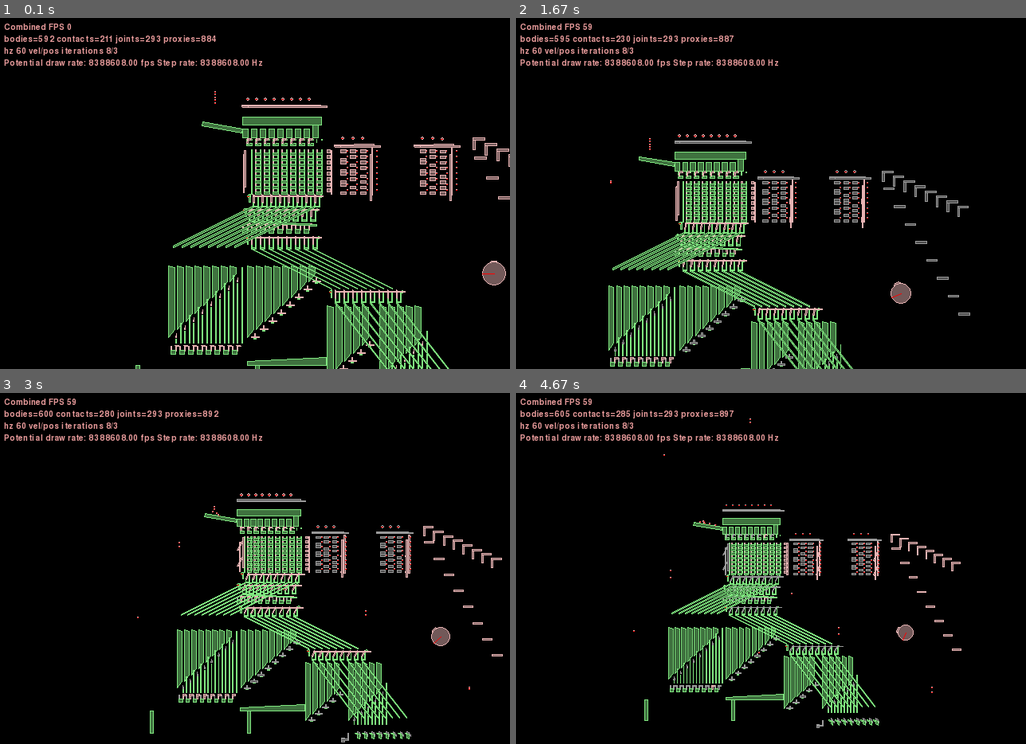
Above: before the commit, frames 1-4 (two rows, left to right).
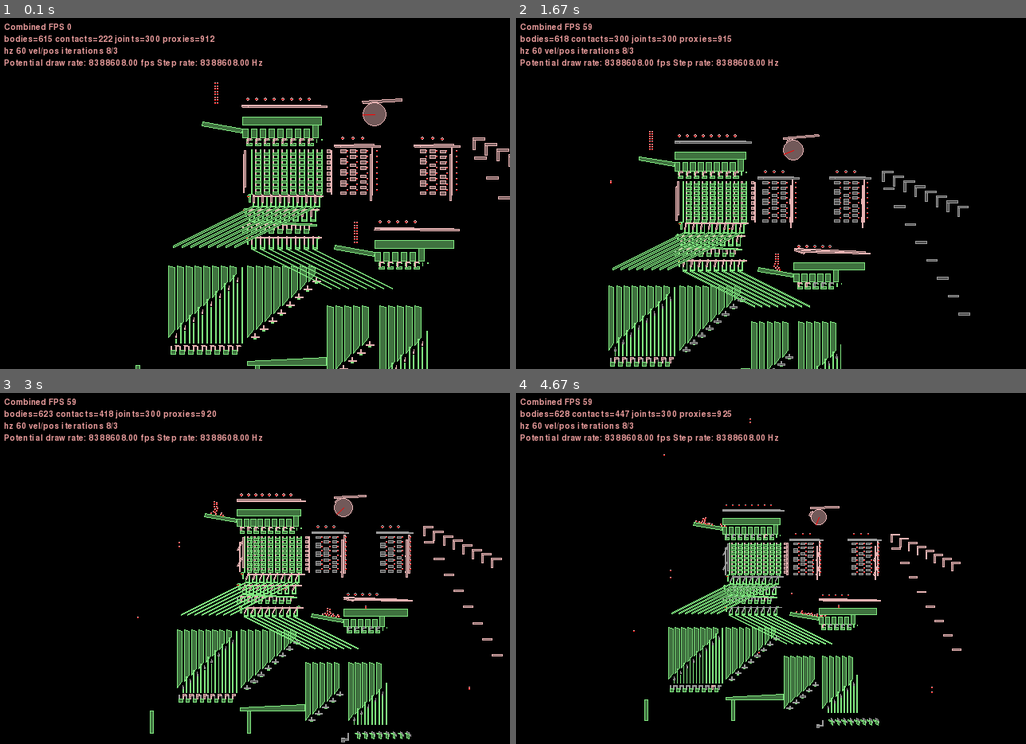
Above: after the commit, the same moments.

Repository: jmacarthur/box2d-ssem
Game: pygame game, started from main.py
Same seed, same stepped clock (60 frames per second), same inputs: the game is played once before the commit and once after it.
Inputs (mouse positions are in pixels of both pictures, inside the frame that each line leads up to):
- Up to frame 1 (0.1 s): no input
- Up to frame 2 (1.67 s): hold Right 0.33-0.8 s; move the mouse to (750, 193) at 0.37 s; hold Up 0.83-1.13 s; move the mouse to (771, 204) at 0.87 s; tap Space at 0.9, 1.23, 1.53 s; tap X at 0.98 s; hold Right 1.17-1.63 s; move the mouse to (648, 179) at 1.2 s
- Up to frame 3 (3 s): hold Left 1.67-2.2 s; move the mouse to (306, 638) at 1.7 s; tap Space at 1.73, 2.03, 2.3, 2.63, 2.93 s; hold Down 2.23-2.53 s; move the mouse to (96, 642) at 2.27 s; tap X at 2.38 s; hold Left 2.57-2.97 s; move the mouse to (443, 687) at 2.6 s
- Up to frame 4 (4.67 s): hold Up 3-3.37 s; move the mouse to (832, 586) at 3.03 s; tap Space at 3.07, 3.47, 3.77, 4.13, 4.53 s; hold Right 3.4-4.03 s; move the mouse to (781, 424) at 3.43 s; tap X at 3.55 s; hold Down 4.07-4.43 s; move the mouse to (648, 477) at 4.1 s; hold Left from 4.47 s (still down); move the mouse to (745, 652) at 4.5 s

The runs differ from the first frame. In frame 1, 2.8% of the frame differs, in the area x 7-100%, y 4-100%; in frame 2, 2.5%; in frame 3, 2.3%; in frame 4, 1.9%.

Commit message:
First working cam (PC reader injector)

Diff:
--- a/main.py
+++ b/main.py
@@ -43,6 +43,7 @@
             self.revolving_joint(bodyA=support, bodyB=attachment_body, anchor=(xpos+pos[0], ypos+pos[1]))
             self.revolving_joint(bodyA=support, bodyB=bar_body, anchor=(xpos+1.5+pos[0], ypos+30+pos[1]))
             self.revolving_joint(bodyA=support, bodyB=bar_body_2, anchor=(xpos+1.5+pos[0], ypos+15+pos[1]))
+        return bar_body
 
     def horizontal_rotating_bar(self, xpos, ypos, height, attachment_body,support_sep=50):
         bar_body = self.add_dynamic_polygon(box_polygon(height,3), xpos, ypos+3, filters[0])
@@ -53,6 +54,7 @@
             self.revolving_joint(bodyA=support, bodyB=attachment_body, anchor=(xpos+1.5+pos[0]+30, ypos+1.5+pos[1]))
             self.revolving_joint(bodyA=support, bodyB=bar_body, anchor=(xpos+pos[0], ypos+1.5+pos[1]))
             self.revolving_joint(bodyA=support, bodyB=bar_body_2, anchor=(xpos+15+pos[0], ypos+1.5+pos[1]))
+        return bar_body
 
 
     def diverter_set(self, xpos, ypos, attachment_body, discard = False, inverted = False, slope_x=200, slope_y=100):
@@ -200,7 +202,7 @@
         idler = self.add_dyanmic_circle(xpos+offset/4, ypos+height/4, 30, density=10, filter=filters[0])
         self.revolving_joint(bodyA=base_roller, bodyB=idler, anchor=(xpos,ypos))
 
-    def injector(self, xpos, ypos, attachment_body):
+    def injector(self, xpos, ypos, attachment_body, injector_crank_array, columns=8):
         intake_angle = radians(10)
         height = 40
         crank_offset = pitch-10
@@ -212,15 +214,14 @@
         self.add_static_polygon(intake_vertices)
 
 
-        for c in range(0,8):
+        for c in range(0,columns):
             divider_height = 23
             height2 =        23
             divider_vertices = [ (0,0), (pitch-7,0), (pitch-7,divider_height), (0,height2) ]
             divider_vertices = self.translate_points(divider_vertices, xpos+c*pitch, ypos+pitch+10)
             self.add_static_polygon(divider_vertices)
 
-        self.injector_cranks = []
-        for c in range(0,8):
+        for c in range(0,columns):
             self.add_static_polygon([ (10,-20), (24,-20), (24,-13), (10,-15)], xpos+c*pitch, ypos+pitch+10)
 
             bellcrank_shape = [ fixtureDef(shape=makeBox(c*pitch+xpos+crank_offset, ypos+crank_y+9, 10, 3), density=1.0, filter=filters[1]),
@@ -229,7 +230,7 @@
             bellcrank = self.add_multifixture(bellcrank_shape)
             anchorpos = (xpos+c*pitch+crank_offset, ypos+crank_y+10)
             self.revolving_joint(bodyA=bellcrank, bodyB=attachment_body, anchor=anchorpos, friction=False)
-            self.injector_cranks.append((bellcrank, (anchorpos[0]+8,anchorpos[1])))
+            injector_crank_array.append((bellcrank, (anchorpos[0]+8,anchorpos[1])))
             # All-inject bar
             raiser = self.add_dynamic_circle(xpos+c*pitch+15, ypos+130, radius=5, density=50.0)
             self.slide_joint(attachment_body, raiser, (0,1), 0,5, friction=False)
@@ -238,8 +239,10 @@
                                       anchorA=((anchorpos[0]+5)*self.scale,(anchorpos[1]-10)*self.scale),
 	                              anchorB=raiser.worldCenter,
 	                                   collideConnected=False)
-        self.horizontal_rotating_bar(xpos,ypos+110, pitch*9, attachment_body, support_sep=pitch*8)
-        for c in range(0,9):
+        raiser_bar = self.horizontal_rotating_bar(xpos,ypos+110, pitch*9, attachment_body, support_sep=pitch*8)
+        raiser_bar.attachment_point = (xpos, ypos+120)
+
+        for c in range(0,columns+1):
 
             # Backstop for swing arm - stops the swing arm falling back too far
             self.add_static_polygon([ (10,-12), (11,-12), (11,-3), (10,-3)], xpos+c*pitch, ypos+pitch+10)
@@ -253,8 +256,8 @@
                                 xpos, ypos+height+45)
 
         # End stop on the right
-
-        self.add_static_polygon([ (0,0), (pitch-7,0), (pitch-7,height), (0,height) ], xpos+8*pitch, ypos+pitch+10)
+        self.add_static_polygon([ (0,0), (pitch-7,0), (pitch-7,height), (0,height) ], xpos+columns*pitch, ypos+pitch+10)
+        return raiser_bar
 
     def add_ball_bearing(self, xpos, ypos, plane):
         bearing = self.add_dynamic_circle(xpos, ypos, 6.35/2, density=5.0, filter=filters[plane])
@@ -449,22 +452,27 @@
         return self.world.CreateDynamicBody(position=(xpos*self.scale, ypos*self.scale), fixtures=fixtures)
 
 
-    def revolving_joint(self, bodyA, bodyB, anchor, friction=False, motor=0):
+    def revolving_joint(self, bodyA, bodyB, anchor, friction=False, motor=0, force=1):
         (x,y) = anchor
 
         if motor!=0:
             self.world.CreateRevoluteJoint(bodyA=bodyA, bodyB=bodyB, anchor=(x*self.scale, y*self.scale),
-                                           maxMotorTorque = 100000.0,
+                                           maxMotorTorque = 100000.0*force,
                                            motorSpeed = motor,
                                            enableMotor = True)
         elif friction:
             self.world.CreateRevoluteJoint(bodyA=bodyA, bodyB=bodyB, anchor=(x*self.scale, y*self.scale),
-                                           maxMotorTorque = 10000.0,
+                                           maxMotorTorque = 10000.0*force,
                                            motorSpeed = 0.0,
                                            enableMotor = True)
         else:
             self.world.CreateRevoluteJoint(bodyA=bodyA, bodyB=bodyB, anchor=(x*self.scale, y*self.scale))
 
+    def distance_joint(self, bodyA, bodyB, pointA, pointB):
+            self.world.CreateDistanceJoint(bodyA=bodyA, bodyB=bodyB,
+                                           anchorA=(pointA[0]*self.scale, pointA[1]*self.scale),
+                                           anchorB=(pointB[0]*self.scale, pointB[1]*self.scale),
+                                           collideConnected=False)
 
     # End of interface functions
 
@@ -489,14 +497,19 @@
 	                                   collideConnected=False)
 
 
-    def add_cam(self, xpos, ypos, attachment_body):
+    def add_cam(self, xpos, ypos, attachment_body, follower_len):
         """ Very basic function which just adds a motorised circle at the moment """
         radius = 30
         disc_fixture = fixtureDef(shape=circleShape(radius=radius, pos=(0,0)),density=1.0,filter=filters[0])
         bump_polygon = self.translate_points([ (-10,-3), (-7,3), (7, 3), (10,-3) ], 0, radius)
         bump_fixture = fixtureDef(shape=polygonShape(vertices=bump_polygon),density=1.0,filter=filters[0])
         cam_body = self.add_multifixture([disc_fixture, bump_fixture], xpos, ypos)
-        self.revolving_joint(attachment_body, cam_body, (xpos,ypos), motor=0.25)
+        self.revolving_joint(attachment_body, cam_body, (xpos,ypos), motor=0.25, force=50)
+
+        follower_body = self.add_dynamic_polygon(makeBox(xpos-radius, ypos+radius, follower_len, 5), 0, 0)
+        self.revolving_joint(attachment_body, follower_body, (xpos-radius+2.5,ypos+radius+2.5), friction=False)
+        follower_body.attachment_point=(xpos+follower_len, ypos+radius)
+        return follower_body
 
     def add_instruction_cranks(self, attachment_body, xpos, ypos):
         len1 = 25
@@ -528,21 +541,27 @@
                 pass
         groundBox = makeBox(-20,-500,1,1)
         groundBody = self.world.CreateStaticBody(shapes=groundBox)
-
-        for r in range(0,5):
-            for i in range(0,1):
+        # Initial charge for main injector
+        for r in range(0,8):
+            for i in range(0,2):
                 test_data = self.add_ball_bearing(-100+7*i,230+7*r,0)
-
-        self.injector(-32,110, groundBody)
+        self.injector_cranks = []
+        self.injector(-32,110, groundBody, injector_crank_array=self.injector_cranks)
         self.memory_module(0,0, groundBody)
         self.upper_regenerators = []
         self.diverter_set(-5,-20, groundBody, slope_x=-200) # Diverter 1. Splits to subtractor reader.
         self.diverter_set(-15,-55, groundBody, discard=True) # Diverter 2. Discards all output.
         self.regenerator(-20,-85, groundBody, self.upper_regenerators) # Regenerator 1. For regenning anything read from memory.
         self.diverter_set(-10,-125, groundBody, slope_x=200) # Diverter 3; splits to instruction reg/PC
-        self.diverter_set(200,-260, groundBody, slope_x=140, slope_y=180)
-
-
+
+        # PC injector
+        self.pc_injector_cranks = []
+
+        mem_injector_raiser = self.injector(300,-200, groundBody, injector_crank_array=self.pc_injector_cranks, columns=5)
+        # Initial charge for PC injector
+        for r in range(0,8):
+            for i in range(0,2):
+                test_data = self.add_ball_bearing(250+7*i,-120+7*r,0)
         self.subtractor(0,-210, groundBody)
         self.lower_regenerators = []
         self.regenerator(-200,-390, groundBody, self.lower_regenerators)
@@ -575,8 +594,9 @@
 
         # Cams
 
-        self.add_cam(600,-200, groundBody)
-
+        # Cam 1: Fires memory injector, reading PC into address reg.
+        follower_body = self.add_cam(300,200, groundBody, 100)
+        self.distance_joint(follower_body, mem_injector_raiser, follower_body.attachment_point, mem_injector_raiser.attachment_point)
     def Step(self, settings):
         super(Memory, self).Step(settings)
         for i in range(0,len(self.ball_bearings)):
